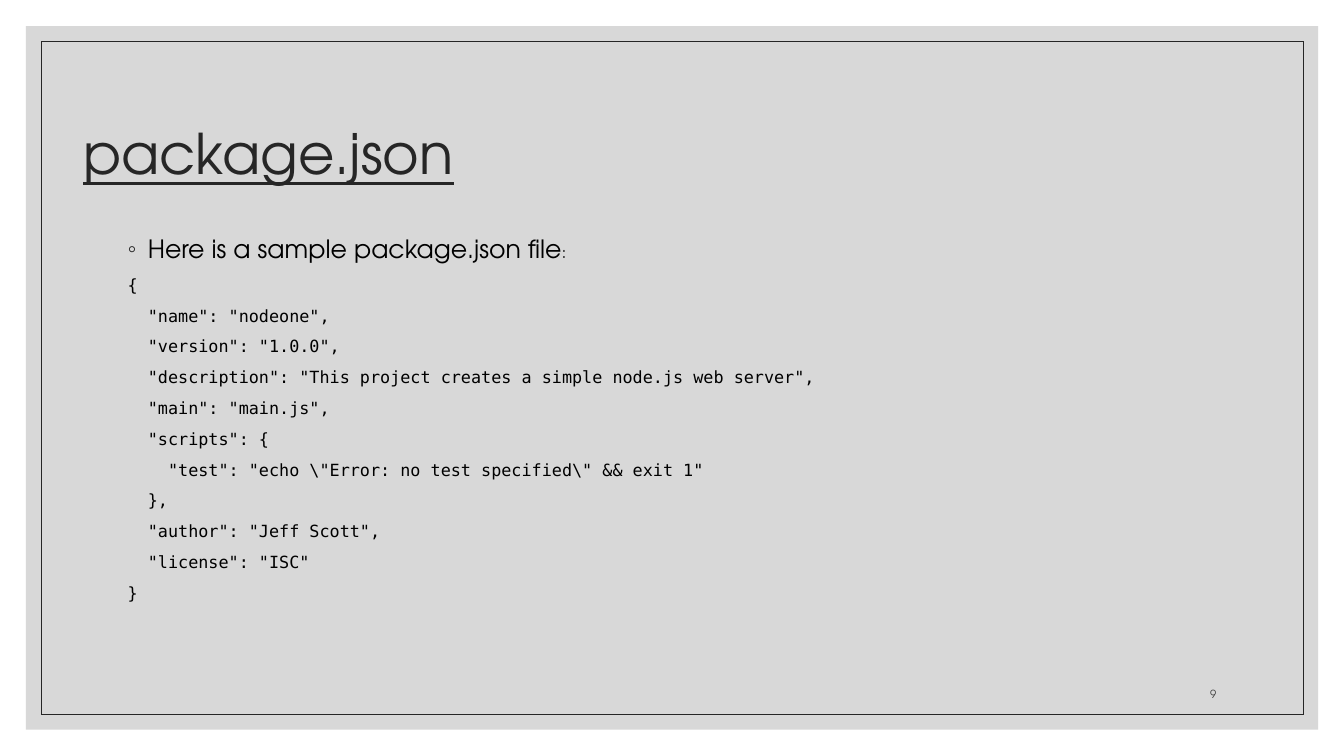
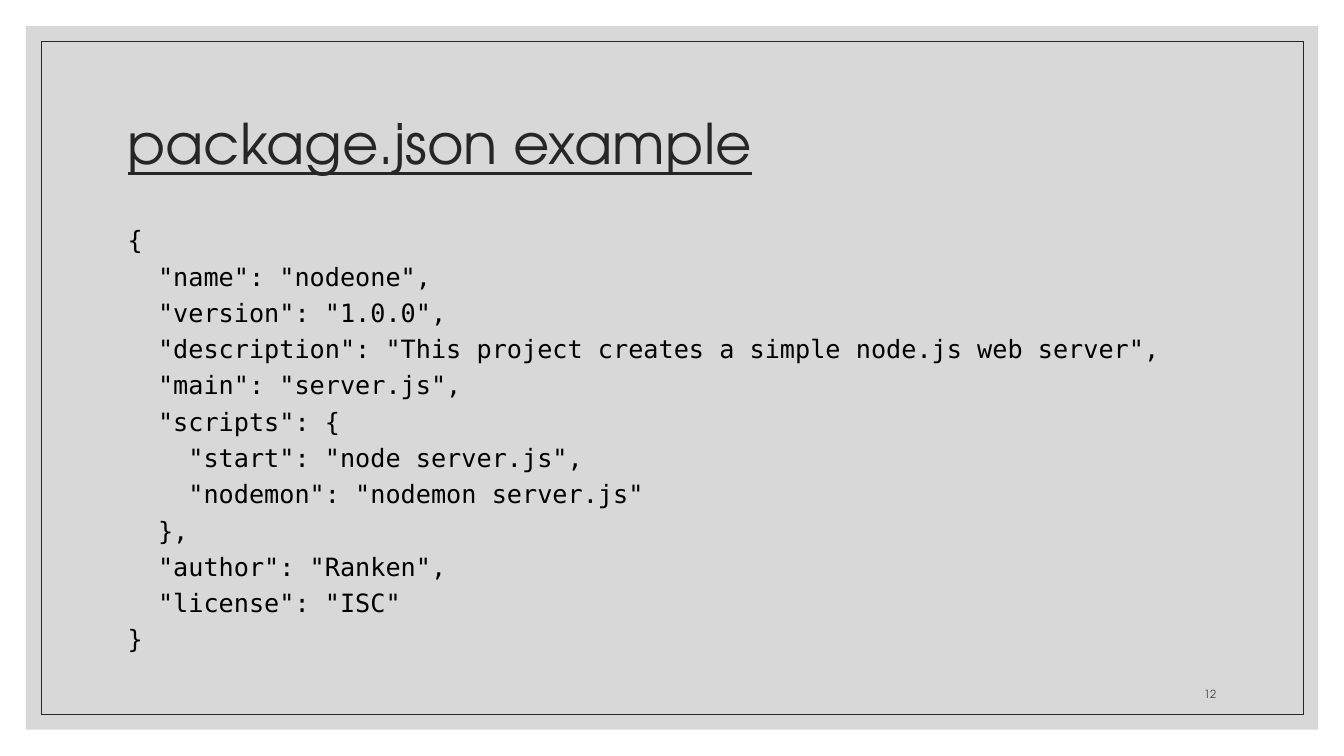
Before and after one commit to zackstotts/base-node-curriculum, a slide deck: slide 12 of unit_01/slides/Unit01-PartII.pptx (slide 9 before the commit). Drawn at 1344x756 pixels with LibreOffice and Linux fonts; fonts in the diff are those of the drawing. Boxes give left, top, right and bottom in pixels: in the first picture for what was removed or moved away, otherwise in the second. Text is boxed around its words. In the diff, an @@ line names an element or a change of style, - is before the commit and + after.

```diff
--- a/unit_01/slides/Unit01-PartII.pptx
+++ b/unit_01/slides/Unit01-PartII.pptx
@@ title at box(128, 122, 752, 176): text changed @@
-package.json
+package.json example
@@ text "{": place and size @@
-text "{" at box(148, 239, 815, 569)
+text "{" at box(158, 267, 1159, 613)
@@ text at box(148, 239, 562, 264): paragraph removed @@
-◦ Here is a sample package.json file:
@@ text at box(158, 267, 1159, 613): size 12 to 18 pt in "{", ""name": "nodeone",", ""version": "1.0.0",", ""description": "This project creates a simple node.js ..." and 4 more places; line spacing 0.9 to 1.2; less space between paragraphs @@
@@ text at box(158, 375, 461, 400): text changed; size 12 to 18 pt @@
-"main": "main.js",
+"main": "server.js",
@@ text at box(188, 448, 644, 509): text changed; size 12 to 18 pt @@
-"test": "echo \"Error: no test specified\" && exit 1"
+"start": "node server.js",
+"nodemon": "nodemon server.js"
@@ text at box(158, 557, 447, 580): text changed; size 12 to 18 pt @@
-"author": "Jeff Scott",
+"author": "Ranken",
@@ page number at box(1204, 689, 1216, 698): text changed @@
-9
+12
```
Also in this commit, not shown: 17 other slides changed, 6 slides added, 10 slides removed, 1 other file.
